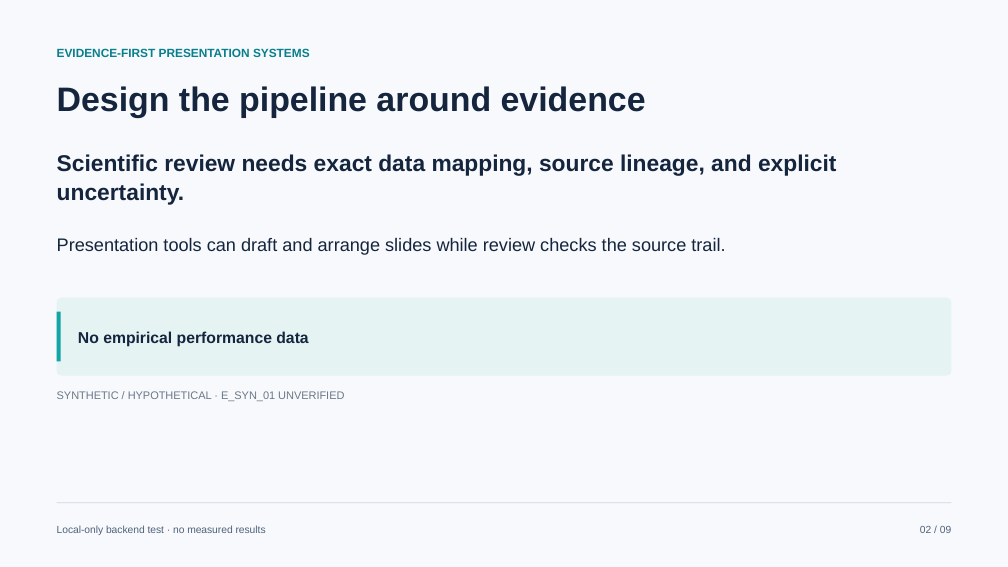
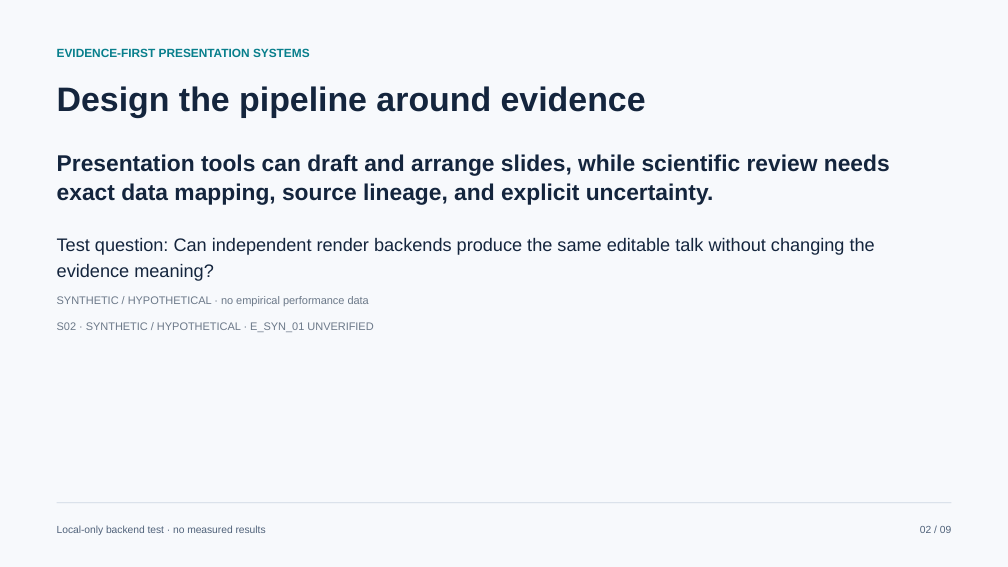
Before and after one commit to georgeorange-crypto/AIAutoSlides-Making, a slide deck: slide 2 of artifacts/open-source-bakeoff/pptagent/answer.pptx. Drawn at 1008x567 pixels with LibreOffice and Linux fonts; fonts in the diff are those of the drawing. Boxes give left, top, right and bottom in pixels: in the first picture for what was removed or moved away, otherwise in the second. Text is boxed around its words. In the diff, an @@ line names an element or a change of style, - is before the commit and + after.

```diff
--- a/artifacts/open-source-bakeoff/pptagent/answer.pptx
+++ b/artifacts/open-source-bakeoff/pptagent/answer.pptx
@@ text at (x1=57, y1=154, x2=890, y2=205): text changed @@
-Scientific review needs exact data mapping, source lineage, and explicit uncertainty.
+Presentation tools can draft and arrange slides, while scientific review needs exact data mapping, source lineage, and explicit uncertainty.
@@ text removed at (x1=57, y1=238, x2=725, y2=255) @@
-Presentation tools can draft and arrange slides while review checks the source trail.
@@ text added at (x1=57, y1=238, x2=875, y2=281), 17.2 pt, text #14253D @@
+Test question: Can independent render backends produce the same editable talk without changing the evidence meaning?
@@ text at (x1=57, y1=296, x2=369, y2=306): text changed; size 15 to 10.5 pt; text colour #14253D to #6C7989; bold off @@
-No empirical performance data
+SYNTHETIC / HYPOTHETICAL · no empirical performance data
@@ rounded rectangle removed at (x1=57, y1=298, x2=951, y2=376) @@
@@ text at (x1=57, y1=322, x2=373, y2=332): text changed @@
-SYNTHETIC / HYPOTHETICAL · E_SYN_01 UNVERIFIED
+S02 · SYNTHETIC / HYPOTHETICAL · E_SYN_01 UNVERIFIED
@@ line removed from (59, 312) to (59, 361) @@
```
Also in this commit, not shown: 8 other slides changed, 41 other files.
